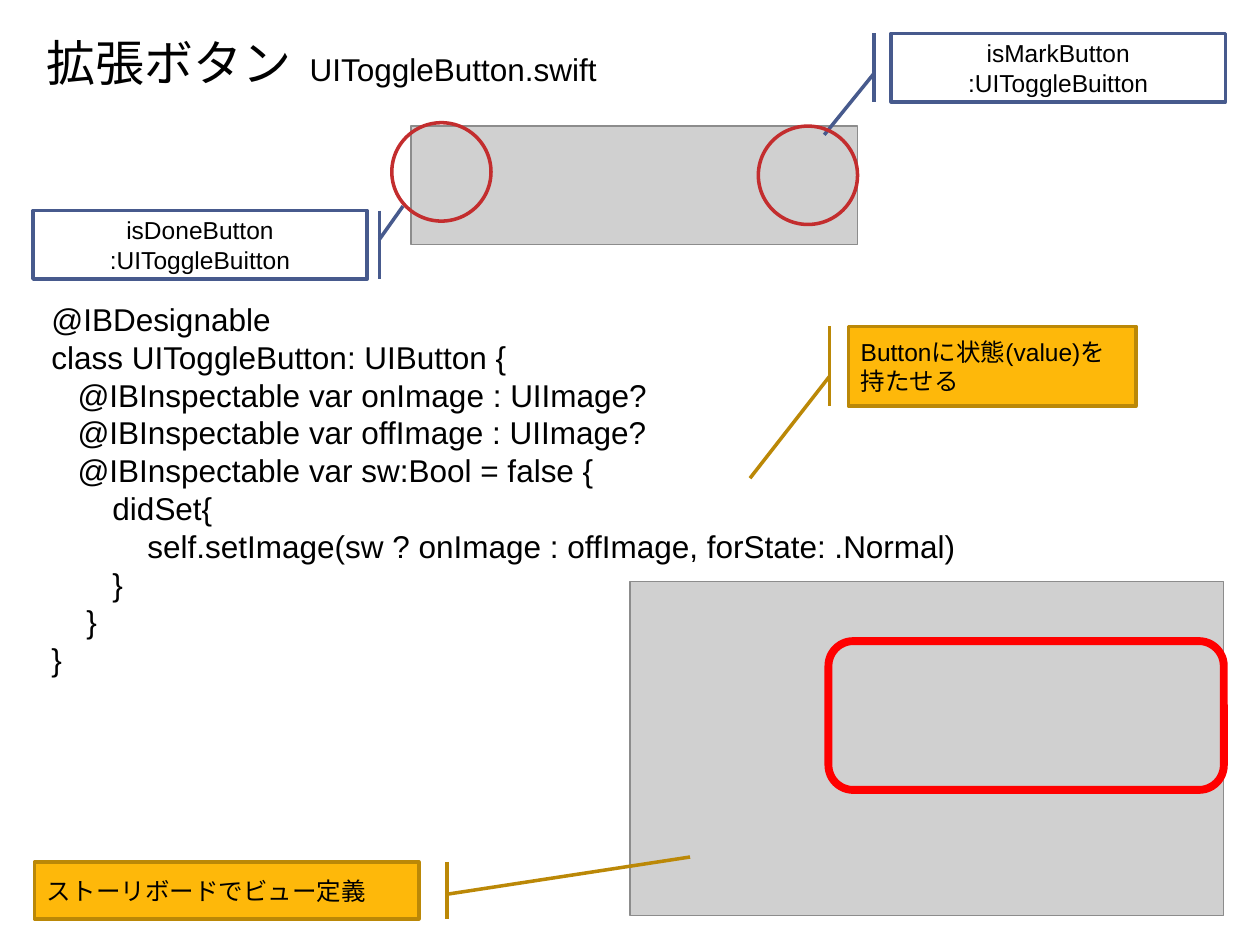
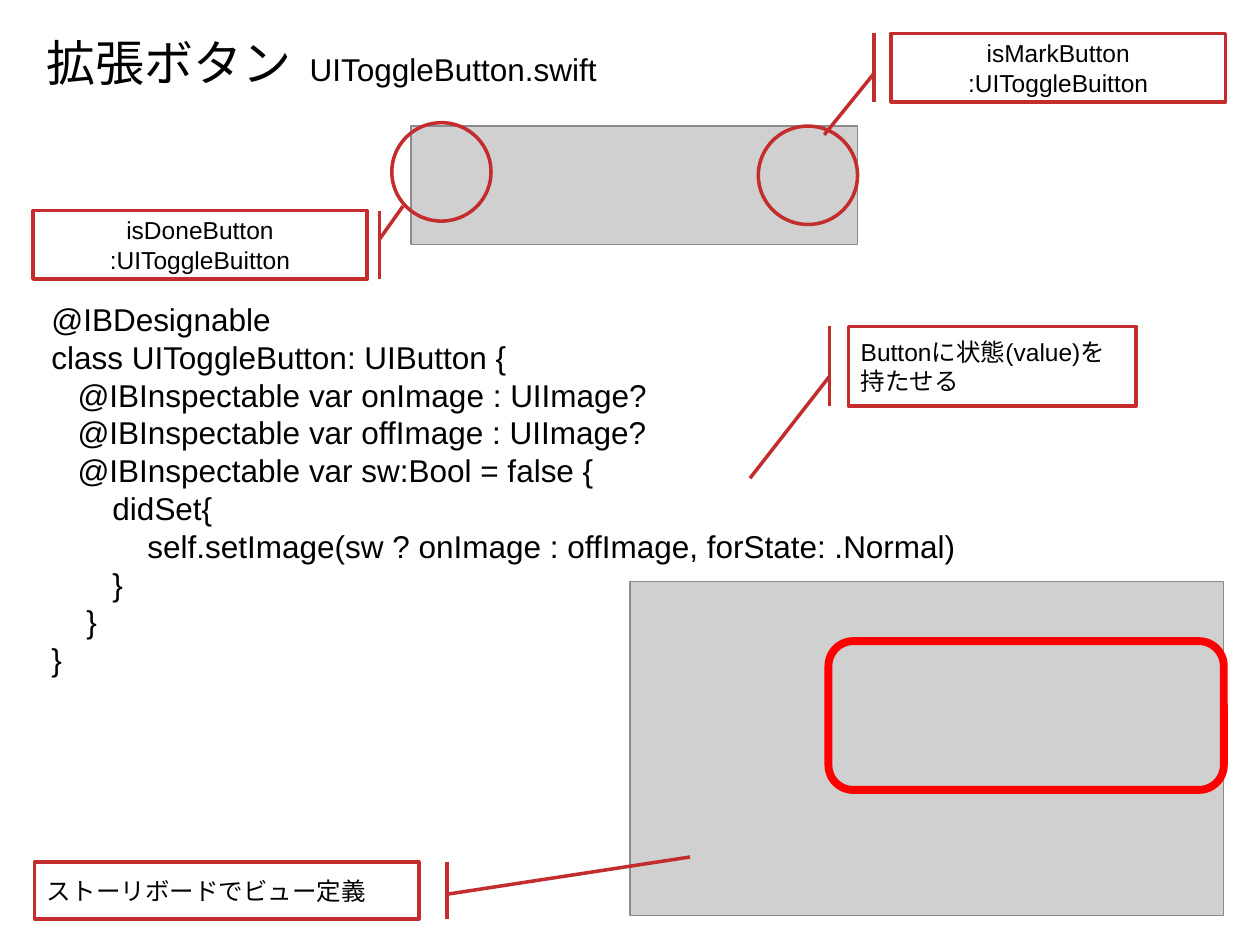
Before and after one commit to furuya02/ToDoApp, a slide deck: slide 23 of doc/ToDoApp.pptx. Drawn at 1260x945 pixels with LibreOffice and Linux fonts; fonts in the diff are those of the drawing; grey boxes stand for pictures. Boxes give left, top, right and bottom in pixels: in the first picture for what was removed or moved away, otherwise in the second. Text is boxed around its words. In the diff, an @@ line names an element or a change of style, - is before the commit and + after.

```diff
--- a/doc/ToDoApp.pptx
+++ b/doc/ToDoApp.pptx
@@ accent border callout "isMarkButton" at box(891, 34, 1225, 102): outline #475A8D 2 pt to #C32D2E 2 pt @@
@@ accent border callout "isDoneButton" at box(33, 210, 367, 278): outline #475A8D 2 pt to #C32D2E 2 pt @@
@@ accent border callout "Buttonに状態(value)を持たせる" at box(848, 326, 1135, 406): fill #FEB80A to #FFFFFF; outline #BC8807 2 pt to #C32D2E 2 pt @@
@@ accent border callout "ストーリボードでビュー定義" at box(34, 862, 418, 919): fill #FEB80A to #FFFFFF; outline #BC8807 2 pt to #C32D2E 2 pt @@
```
Also in this commit, not shown: 14 other slides changed, 3 slides added, 4 slides removed, 1 other file.
